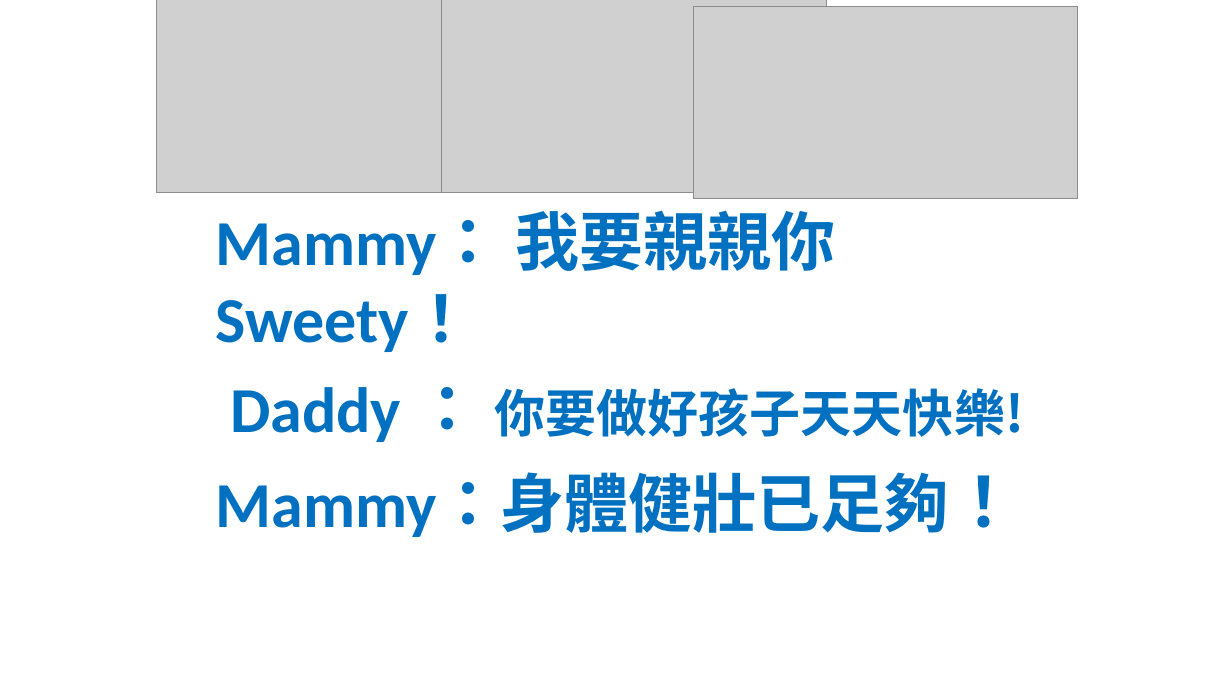
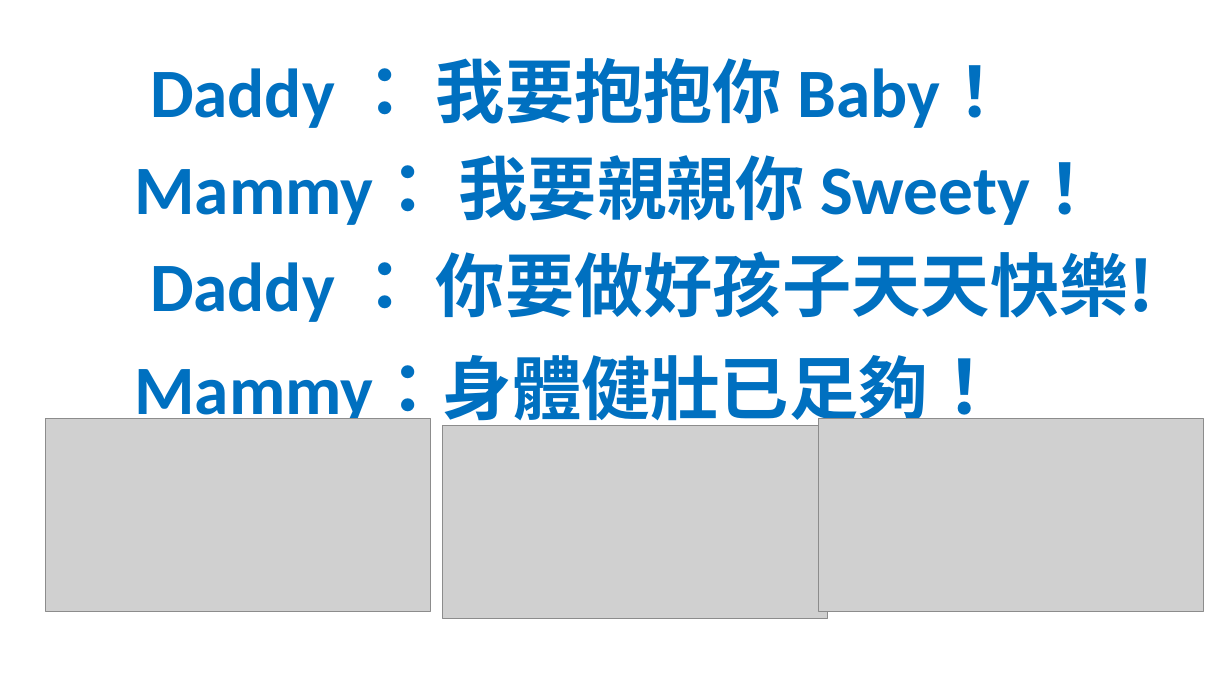
Before and after one commit to batisuoc/bible-school, a slide deck: slide 4 of 2021/5月.pptx. Drawn at 1232x693 pixels with LibreOffice and Linux fonts; fonts in the diff are those of the drawing; grey boxes stand for pictures; background and template pictures are left out. Boxes give left, top, right and bottom in pixels: in the first picture for what was removed or moved away, otherwise in the second. Text is boxed around its words. In the diff, an @@ line names an element or a change of style, - is before the commit and + after.

```diff
--- a/2021/5月.pptx
+++ b/2021/5月.pptx
@@ text "Daddy ： 我要抱抱你 Baby！": place and size @@
-text "Daddy ： 我要抱抱你 Baby！" at <box>216,111,1024,537</box>
+text "Daddy ： 我要抱抱你 Baby！" at <box>134,58,1155,431</box>
@@ text "Daddy ： 我要抱抱你 Baby！" at <box>134,58,1155,431</box>: size 50 to 54 pt in "Daddy ： 我要抱抱你 Baby！", "Mammy： 我要親親你 Sweety！", "Daddy ：", "Mammy：身體健壯已足夠！"; size 39.8 to 54 pt in "你要做好孩子天天快樂!"; size 53.6 to 58 pt in "Mammy：身體健壯已足夠！"; more space between paragraphs @@
@@ picture: place and size @@
-picture at <box>693,6,1079,199</box>
+picture at <box>45,419,431,611</box>
@@ picture: place and size @@
-picture at <box>442,0,827,192</box>
+picture at <box>818,419,1203,611</box>
@@ picture: place and size @@
-picture at <box>156,0,542,192</box>
+picture at <box>443,426,828,618</box>
```
Also in this commit, not shown: 3 other files.
